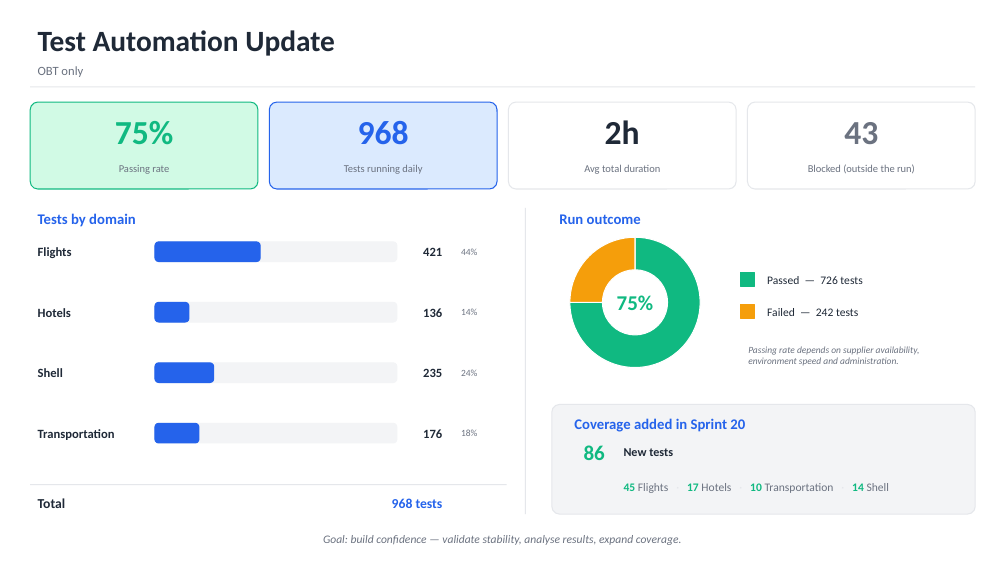
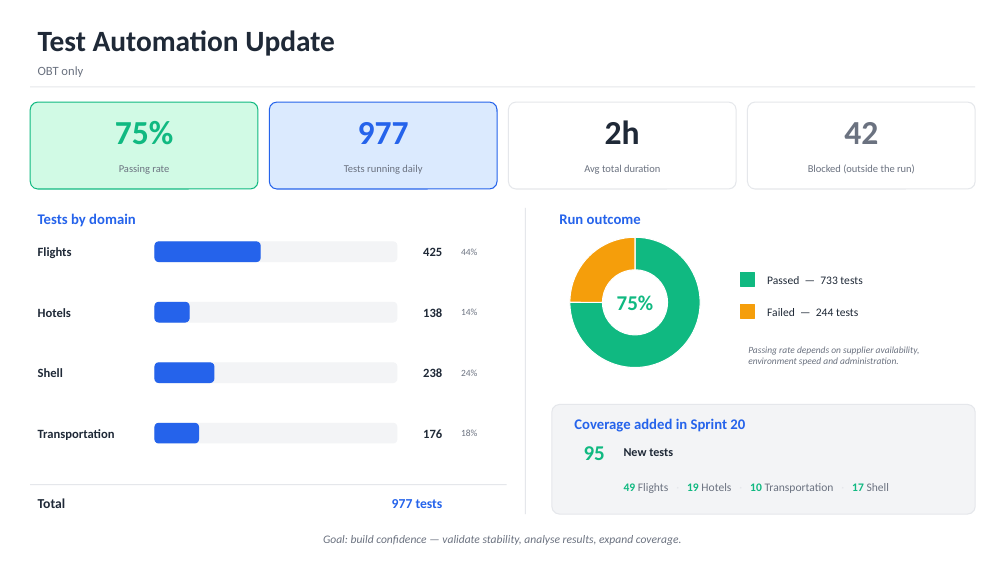
Before and after one commit to atriis/Atriis.TempRepo, a slide deck: slide 1 of docs/Test-Automation-Update.pptx. Drawn at 1008x567 pixels with LibreOffice and Linux fonts; fonts in the diff are those of the drawing. Boxes give left, top, right and bottom in pixels: in the first picture for what was removed or moved away, otherwise in the second. Text is boxed around its words. In the diff, an @@ line names an element or a change of style, - is before the commit and + after.

```diff
--- a/docs/Test-Automation-Update.pptx
+++ b/docs/Test-Automation-Update.pptx
@@ text at box(358, 122, 409, 144): text changed @@
-968
+977
@@ text at box(844, 122, 878, 144): text changed @@
-43
+42
@@ text at box(423, 247, 442, 256): text changed @@
-421
+425
@@ text at box(767, 276, 862, 284): text changed @@
-Passed — 726 tests
+Passed — 733 tests
@@ text at box(767, 308, 858, 316): text changed @@
-Failed — 242 tests
+Failed — 244 tests
@@ text at box(584, 446, 605, 460): text changed @@
-86
+95
@@ text at box(392, 499, 443, 508): text changed @@
-968 tests
+977 tests
@@ text at box(624, 483, 889, 493): text changed @@
-45 Flights · 17 Hotels · 10 Transportation · 14 Shell
+49 Flights · 19 Hotels · 10 Transportation · 17 Shell
```
Also in this commit, not shown: 1 other file.
